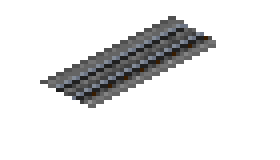
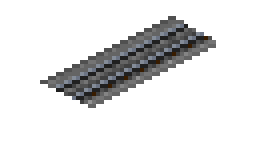
Layer changes from the first w=280, h=160 image to the second:
painted on "Layer 6" over (x1=184, y1=24, x2=188, y2=28)
